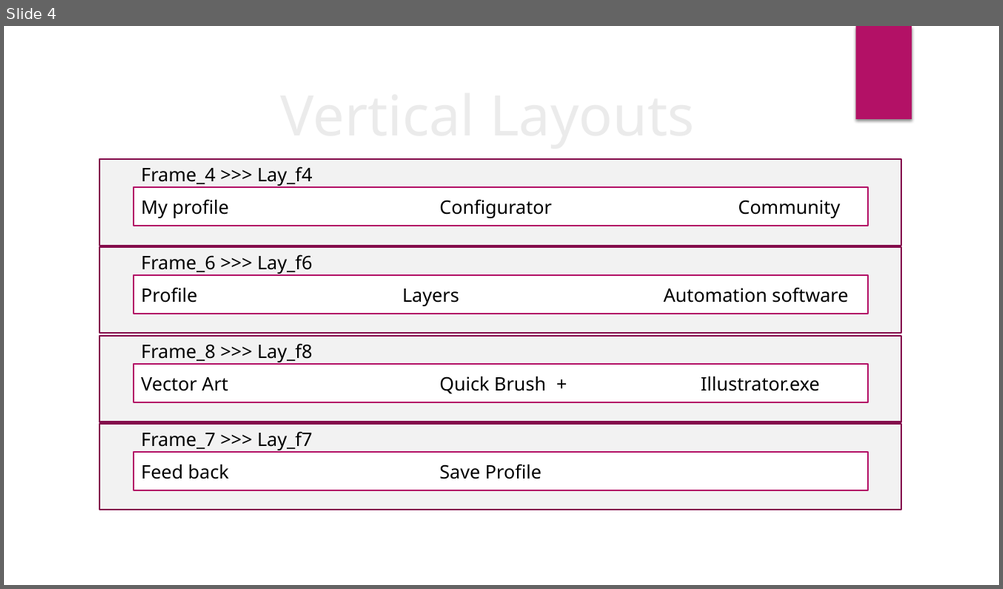
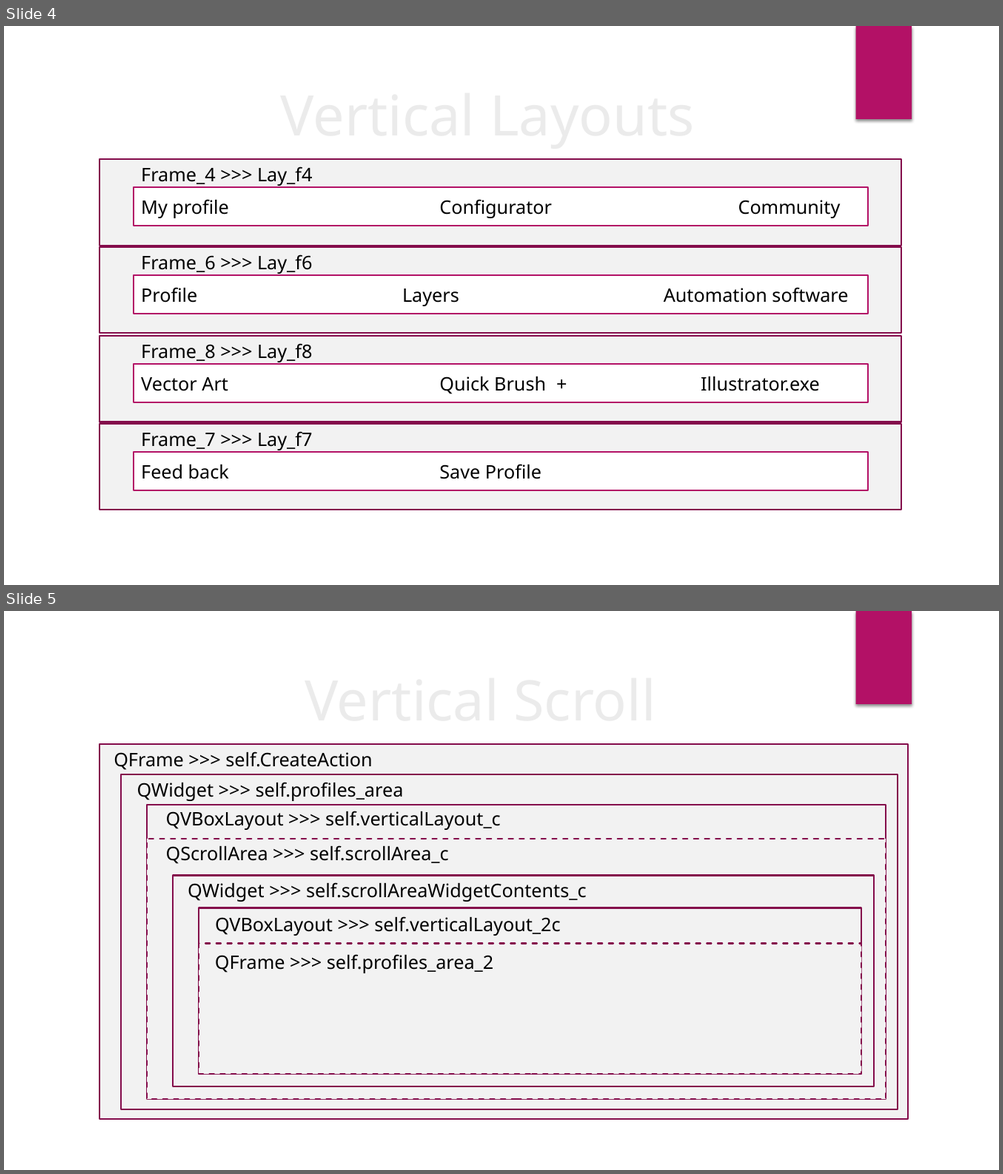
Before and after one commit to hackerspacekarachi/NoMad_project, a slide deck: NoMad Project.pptx. Shown one above the other, each under a label of ours: slide 4 before the commit, slides 4 and 5 after it. The pictures are 1003x589 and 1003x1174 pixels, drawn with LibreOffice and Linux fonts; fonts in the diff are those of the drawing; background and template pictures are left out. Boxes give left, top, right and bottom in pixels: in the first picture for what was removed or moved away, otherwise in the second. Text is boxed around its words. In the diff, an @@ line names an element or a change of style, - is before the commit and + after.

```diff
--- a/NoMad Project.pptx
+++ b/NoMad Project.pptx
@@ slide 5 added at <box>4,611,999,1170</box>, background picture (left out); not listed: 1 template element that a slide beside it also shows @@
@@ title added at <box>121,649,854,735</box>, 54 pt, text #EBEBEB @@
+Vertical Scroll
@@ rectangle added at <box>99,744,908,1120</box>, fill #F2F2F2, outline #840D4B 1.5 pt @@
@@ text added at <box>114,752,373,770</box>, 18 pt, text #000000 @@
+QFrame >>> self.CreateAction
@@ rectangle added at <box>121,775,898,1111</box>, fill #F2F2F2, outline #840D4B 1.5 pt @@
@@ text added at <box>137,782,404,801</box>, 18 pt, text #000000 @@
+QWidget >>> self.profiles_area
@@ rectangle added at <box>148,805,886,1099</box>, fill #F2F2F2, outline #840D4B 1.5 pt @@
@@ text added at <box>166,811,501,830</box>, 18 pt, text #000000 @@
+QVBoxLayout >>> self.verticalLayout_c
@@ rectangle added at <box>148,839,886,1099</box>, fill #F2F2F2, outline #840D4B 1.5 pt dashed @@
@@ text added at <box>166,846,449,864</box>, 18 pt, text #000000 @@
+QScrollArea >>> self.scrollArea_c
@@ rectangle added at <box>173,876,874,1087</box>, fill #F2F2F2, outline #840D4B 1.5 pt @@
@@ text added at <box>188,883,586,902</box>, 18 pt, text #000000 @@
+QWidget >>> self.scrollAreaWidgetContents_c
@@ rectangle added at <box>199,908,861,1074</box>, fill #F2F2F2, outline #840D4B 1.5 pt @@
@@ text added at <box>215,917,560,936</box>, 18 pt, text #000000 @@
+QVBoxLayout >>> self.verticalLayout_2c
@@ rectangle added at <box>199,944,861,1074</box>, fill #F2F2F2, outline #840D4B 1.5 pt dashed @@
@@ text added at <box>215,954,493,974</box>, 18 pt, text #000000 @@
+QFrame >>> self.profiles_area_2
```
Also in this commit, not shown: 1 other slide added, 1 other file.
